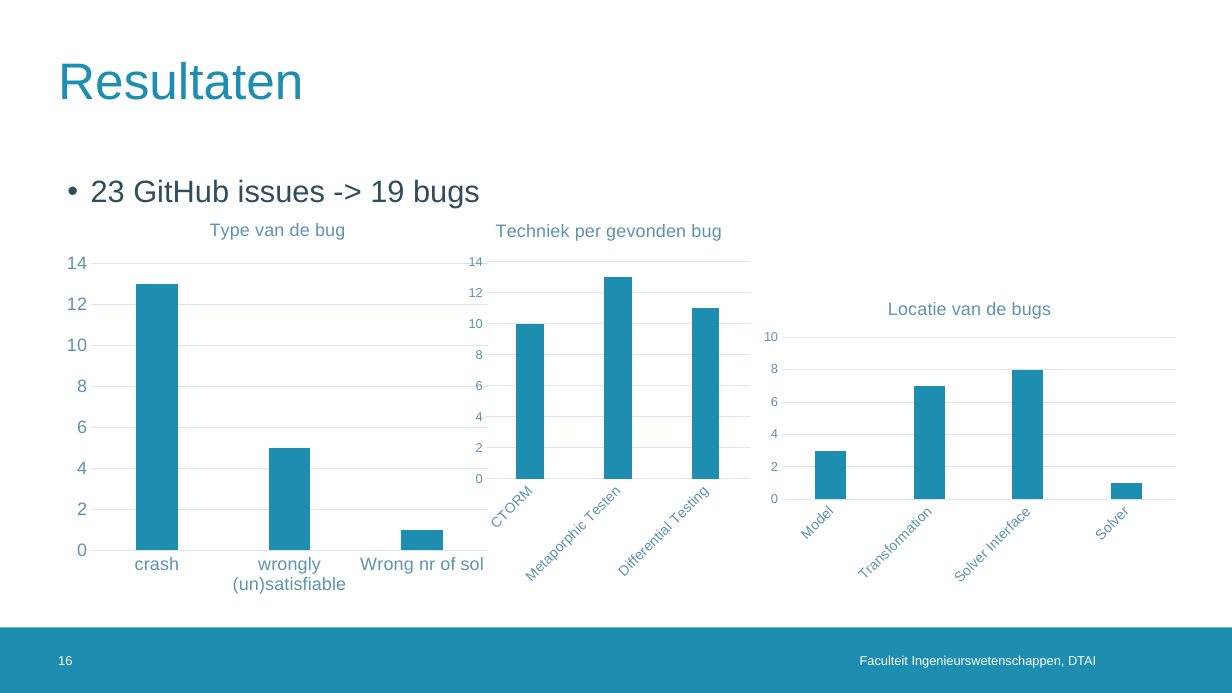
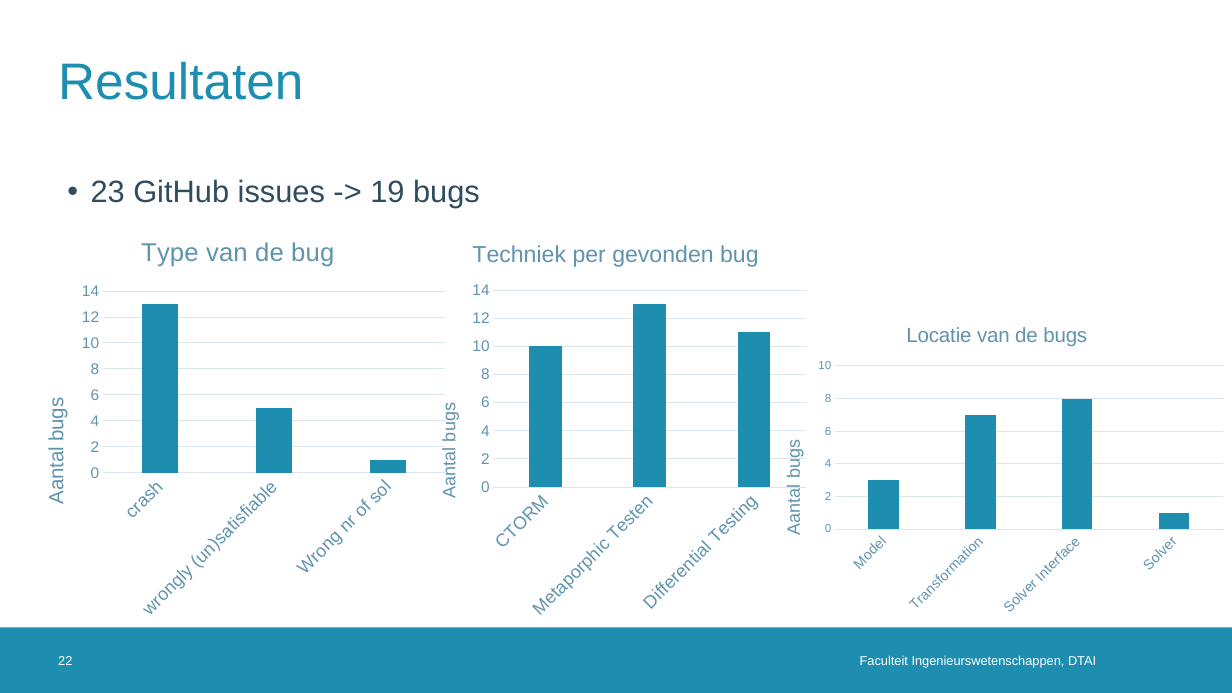
Before and after one commit to rubenkindt/Masterproef-paper-RubenKindt, a slide deck: slide 22 of Milestones/M3 december presentation/M3.pptx (slide 16 before the commit). Drawn at 1232x693 pixels with LibreOffice and Linux fonts; fonts in the diff are those of the drawing; background and template pictures are left out. Boxes give left, top, right and bottom in pixels: in the first picture for what was removed or moved away, otherwise in the second. Text is boxed around its words. In the diff, an @@ line names an element or a change of style, - is before the commit and + after.

```diff
--- a/Milestones/M3 december presentation/M3.pptx
+++ b/Milestones/M3 december presentation/M3.pptx
@@ column chart at box(22, 217, 453, 628) @@
@@ value axis title "" to "Aantal bugs " @@
@@ value axis changed @@
@@ column chart: place and size @@
-column chart at box(58, 203, 497, 603)
+column chart at box(22, 217, 453, 628)
@@ column chart at box(417, 221, 814, 628) @@
@@ value axis title "" to "Aantal bugs " @@
@@ category axis changed @@
@@ value axis changed @@
@@ column chart: place and size @@
-column chart at box(463, 203, 756, 592)
+column chart at box(417, 221, 814, 628)
@@ column chart at box(762, 307, 1232, 622) @@
@@ value axis title "" to "Aantal bugs " @@
@@ value axis changed @@
@@ column chart: place and size @@
-column chart at box(756, 284, 1185, 592)
+column chart at box(762, 307, 1232, 622)
@@ page number at box(58, 656, 72, 665): text changed @@
-16
+22
```
Also in this commit, not shown: 9 other slides changed, 5 slides added, 16 other files.
